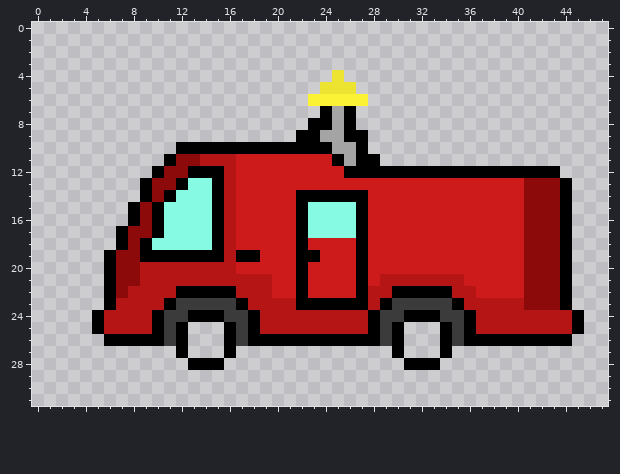
Pixel-art sprite, stored at calamity-control/assets/minigames/forestfire/firetruck_sprite.png. Above: the version before the commit.
The file is 48x32 pixels.
After the commit:
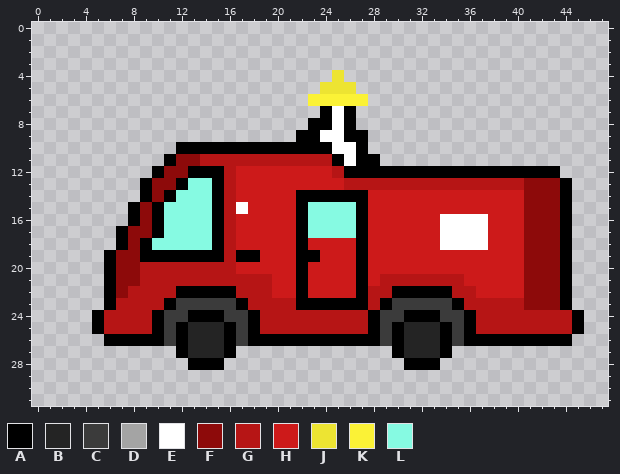
Palette (. is transparent): A #000000  B #242424  C #3b3b3b  D #a4a4a4  E #ffffff  F #8d0a0a  G #b61515  H #cd1a1a  J #ede432  K #fbf236  L #86fae2
Edits made:
There is now colour B in rows 25 to 27 at x 13 to 15 and 31 to 33.
The edit turns colour D into colour E in rows 7 to 8 at x 25; in row 9 at x 24 to 25; in row 10 at x 25 to 26; in row 11 at x 26.
The edit turns colour H into colour E in row 15 at x 17; in rows 16 to 18 at x 34 to 37.
The edit turns colour H into colour G in row 11 at x 17 to 24; in row 12 at x 25; in row 13 at x 26 to 40.
Changed places in both pictures, as pixel boxes (x1, y1, x2, y2):
changed: (236, 106, 524, 250)
added: (188, 322, 224, 358)
added: (404, 322, 440, 358)
